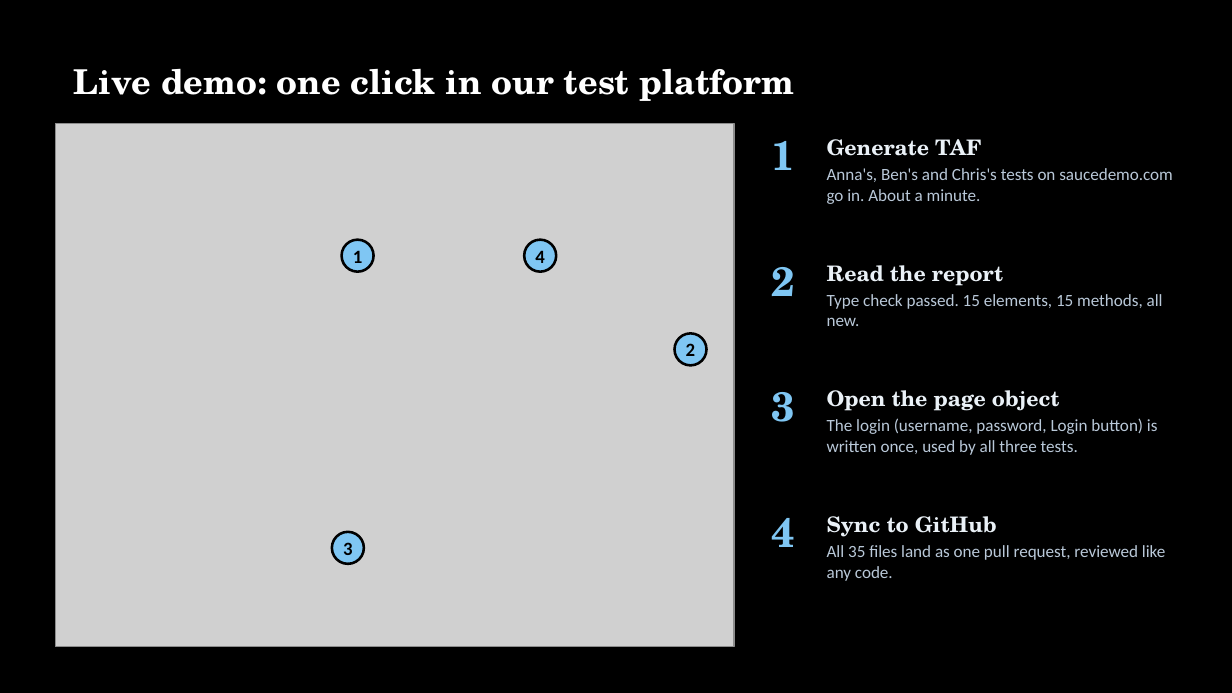
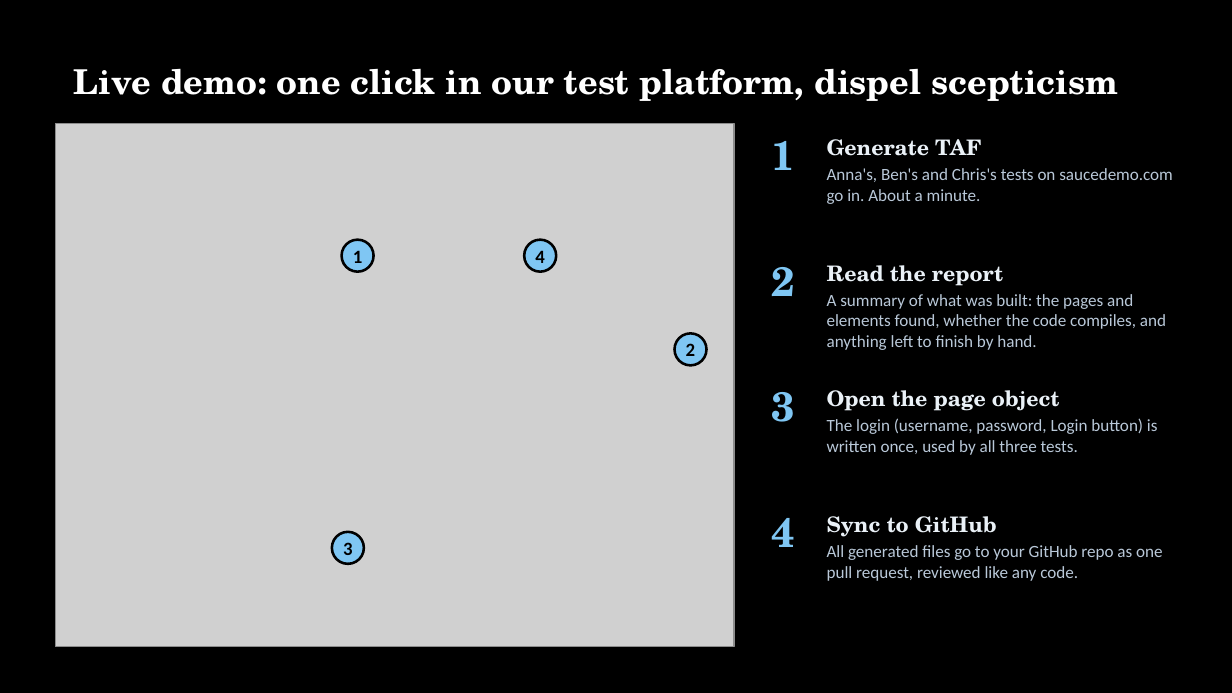
Before and after one commit to ApplauseAuto/testcon-ai-cc-demo, a slide deck: slide 33 of presentation/TestCon2026 - A Tester's Guide to Claude Code.pptx (slide 34 before the commit). Drawn at 1232x693 pixels with LibreOffice and Linux fonts; fonts in the diff are those of the drawing; grey boxes stand for pictures. Boxes give left, top, right and bottom in pixels: in the first picture for what was removed or moved away, otherwise in the second. Text is boxed around its words. In the diff, an @@ line names an element or a change of style, - is before the commit and + after.

```diff
--- a/presentation/TestCon2026 - A Tester's Guide to Claude Code.pptx
+++ b/presentation/TestCon2026 - A Tester's Guide to Claude Code.pptx
@@ title at [74, 68, 1118, 101]: text changed @@
-Live demo: one click in our test platform
+Live demo: one click in our test platform, dispel scepticism
@@ text at [827, 294, 1166, 350]: text changed @@
-Type check passed. 15 elements, 15 methods, all new.
+A summary of what was built: the pages and elements found, whether the code compiles, and anything left to finish by hand.
@@ text at [827, 545, 1162, 581]: text changed @@
-All 35 files land as one pull request, reviewed like any code.
+All generated files go to your GitHub repo as one pull request, reviewed like any code.
```
Also in this commit, not shown: 28 other slides changed, 1 slide added, 2 slides removed, 1 other file.
